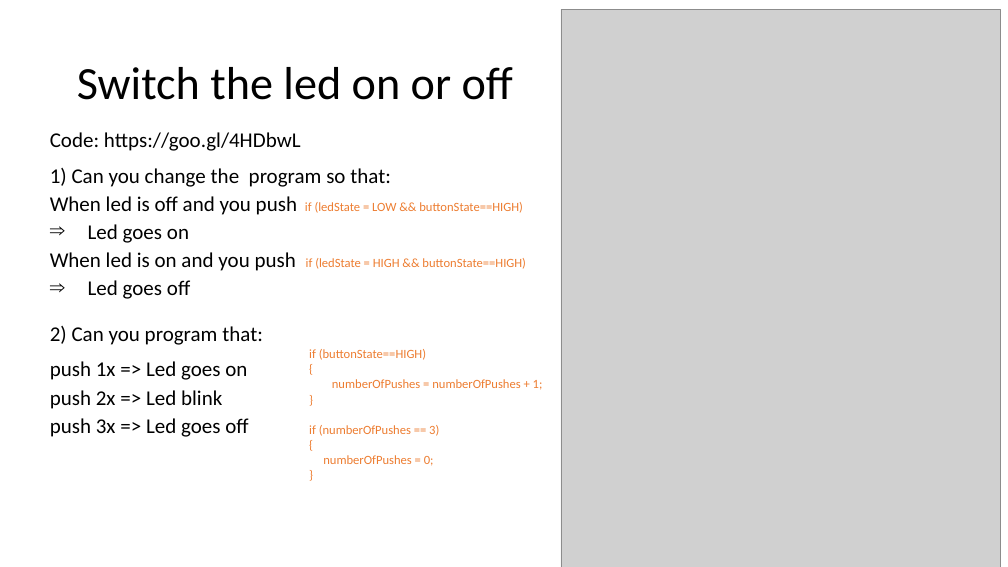
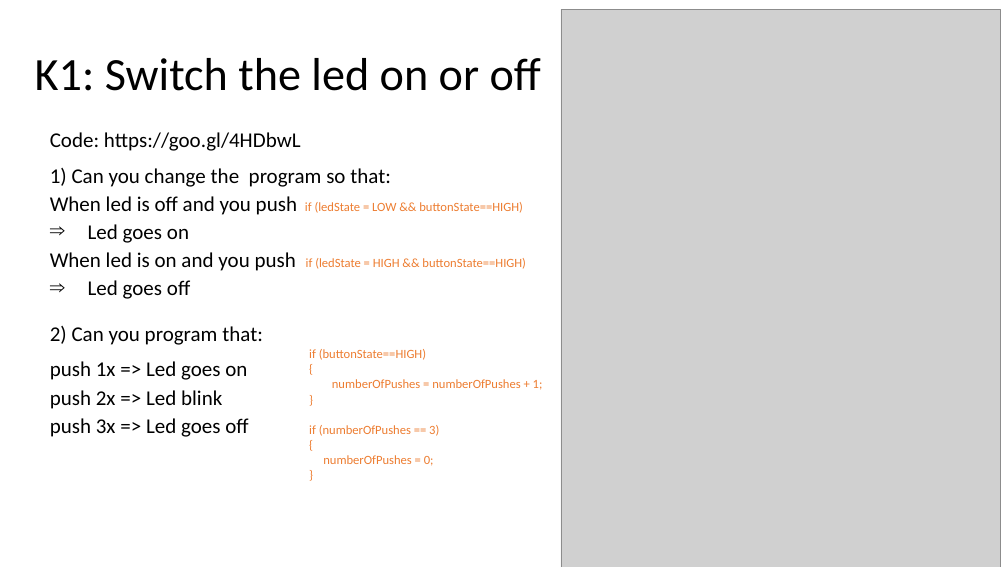
Before and after one commit to geobarteam/codingdojo, a slide deck: slide 8 of Arduino/CodingDojo.odp (slide 4 before the commit). Drawn at 1008x567 pixels with LibreOffice and Linux fonts; fonts in the diff are those of the drawing; grey boxes stand for pictures. Boxes give left, top, right and bottom in pixels: in the first picture for what was removed or moved away, otherwise in the second. Text is boxed around its words. In the diff, an @@ line names an element or a change of style, - is before the commit and + after.

```diff
--- a/Arduino/CodingDojo.odp
+++ b/Arduino/CodingDojo.odp
@@ title at box(35, 58, 541, 91): text changed @@
-Switch the led on or off
+K1: Switch the led on or off
```
Also in this commit, not shown: 4 other slides changed, 5 slides added, 1 slide removed, 1 other file.
